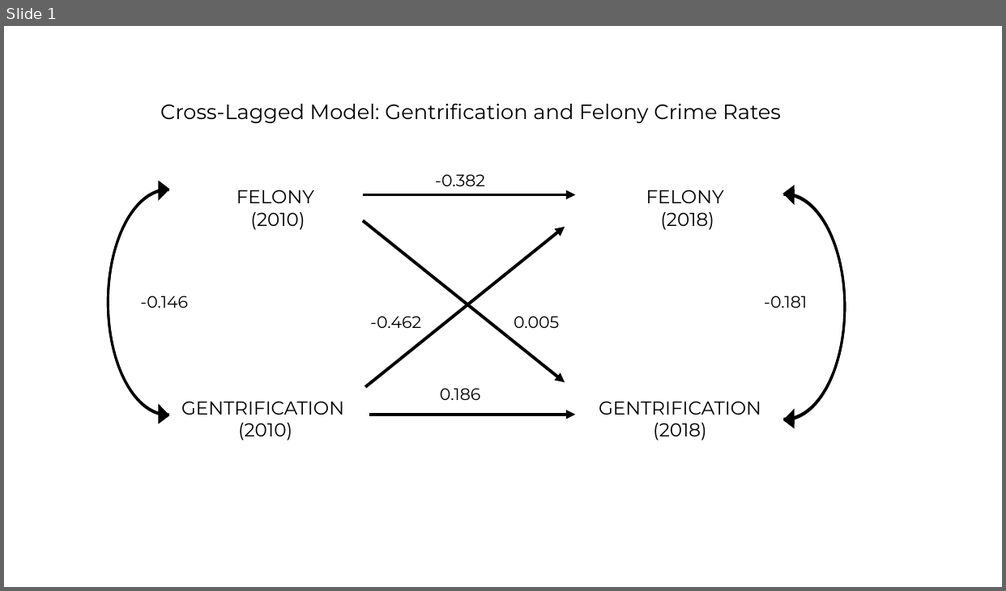
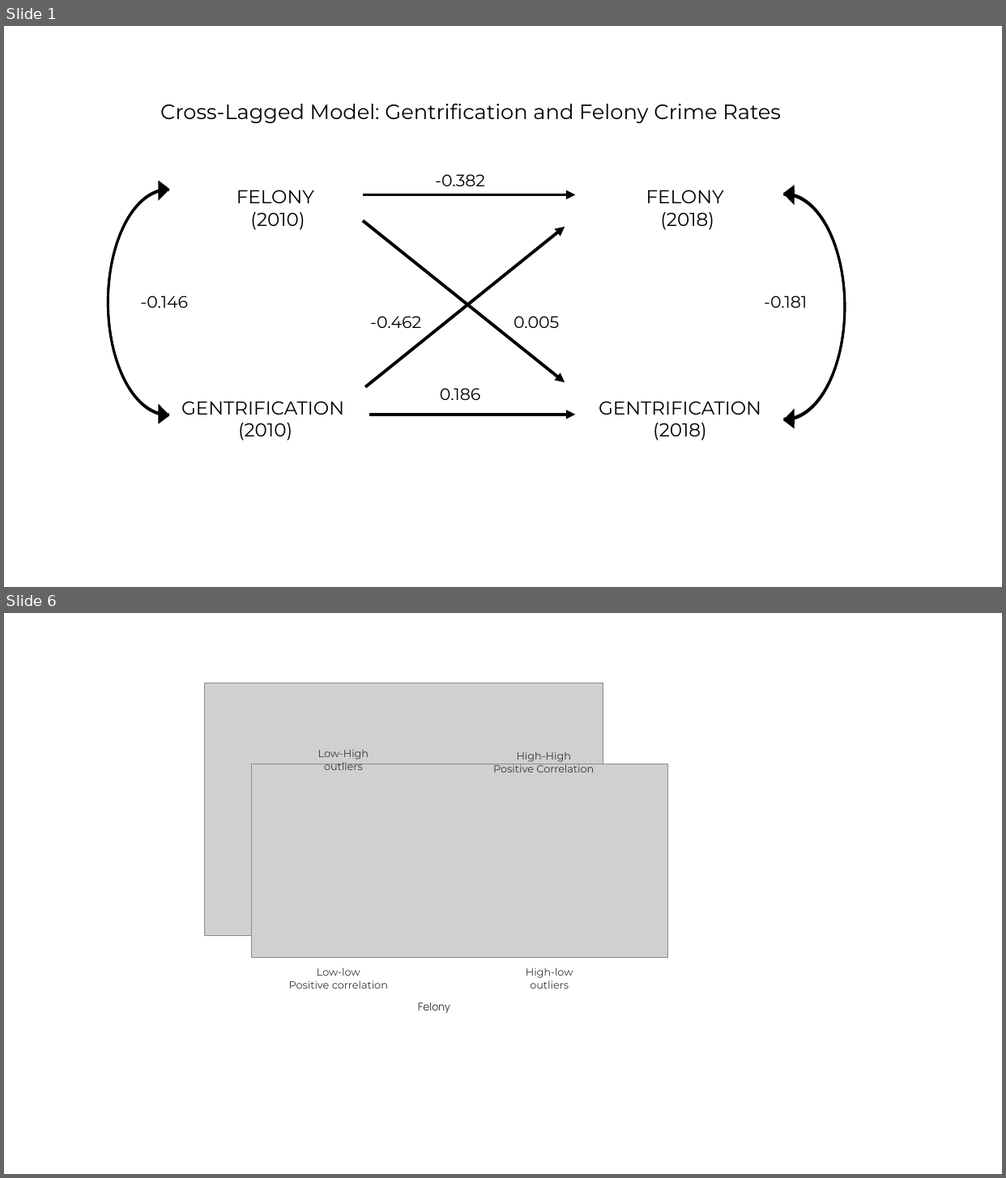
Before and after one commit to louiedooey/Thesis-Gentrification-and-Crime-NYC, a slide deck: visualizations/Diagrams.pptx. Shown one above the other, each under a label of ours: slide 1 before the commit, slides 1 and 6 after it; the slides between them are not shown. The pictures are 1006x591 and 1006x1178 pixels, drawn with LibreOffice and Linux fonts; fonts in the diff are those of the drawing; grey boxes stand for pictures. Boxes give left, top, right and bottom in pixels: in the first picture for what was removed or moved away, otherwise in the second. Text is boxed around its words. In the diff, an @@ line names an element or a change of style, - is before the commit and + after.

```diff
--- a/visualizations/Diagrams.pptx
+++ b/visualizations/Diagrams.pptx
@@ slide 6 added at (x1=4, y1=613, x2=1002, y2=1174), background #FFFFFF @@
@@ picture added at (x1=205, y1=683, x2=603, y2=935) @@
@@ text added at (x1=318, y1=750, x2=369, y2=770), 10 pt, text #3B3838 @@
+Low-High
+outliers
@@ text added at (x1=493, y1=752, x2=594, y2=773), 10 pt, text #3B3838 @@
+High-High
+Positive Correlation
@@ picture added at (x1=251, y1=764, x2=668, y2=958) @@
@@ text added at (x1=289, y1=968, x2=388, y2=989), 10 pt, text #3B3838 @@
+Low-low
+Positive correlation
@@ text added at (x1=526, y1=968, x2=573, y2=989), 10 pt, text #3B3838 @@
+High-low
+outliers
@@ text added at (x1=418, y1=1003, x2=450, y2=1013), 10.5 pt, text #3B3838 @@
+Felony
```
Also in this commit, not shown: 1 slide changed, 3 other slides added, 29 other files.
